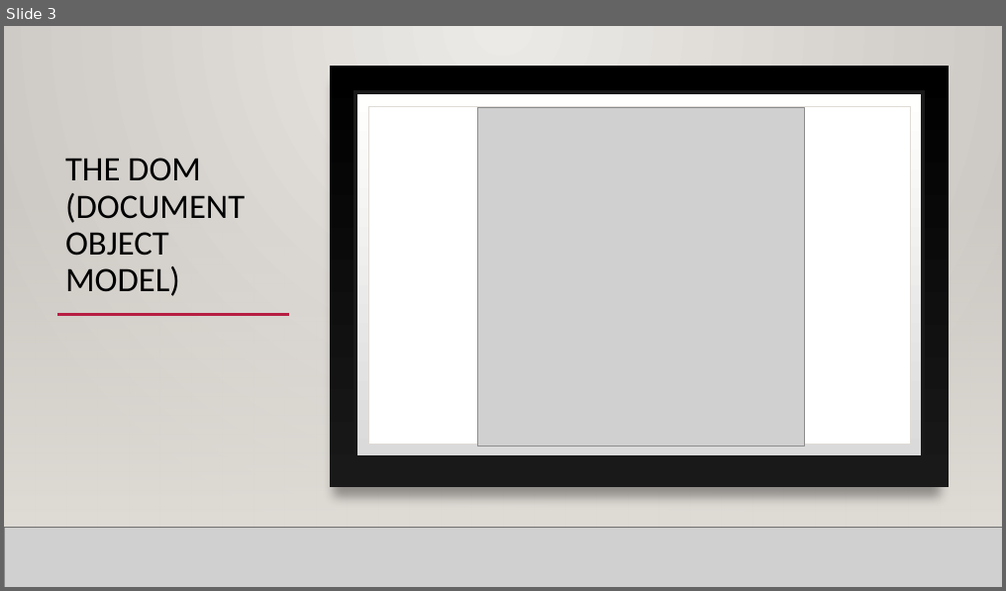
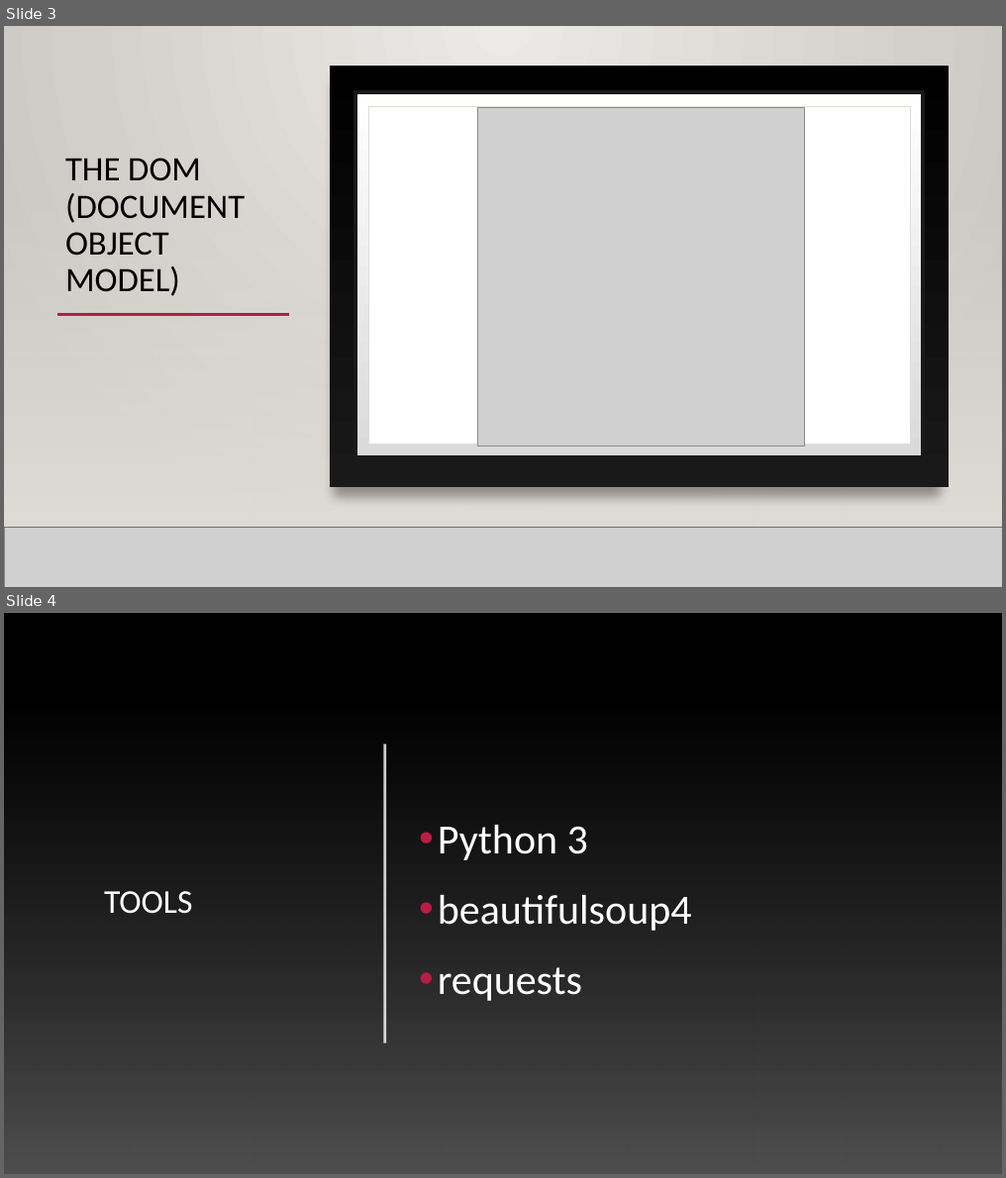
Before and after one commit to nichitatrifan/workshop, a slide deck: example_1/WebCrawling.pptx. Shown one above the other, each under a label of ours: slide 3 before the commit, slides 3 and 4 after it. The pictures are 1006x591 and 1006x1178 pixels, drawn with LibreOffice and Linux fonts; fonts in the diff are those of the drawing; grey boxes stand for pictures; background and template pictures are left out. Boxes give left, top, right and bottom in pixels: in the first picture for what was removed or moved away, otherwise in the second. Text is boxed around its words. In the diff, an @@ line names an element or a change of style, - is before the commit and + after.

```diff
--- a/example_1/WebCrawling.pptx
+++ b/example_1/WebCrawling.pptx
@@ slide 4 added at [4,613,1002,1174], background picture (left out); not listed: 1 template element that a slide beside it also shows @@
@@ rectangle added at [4,613,1002,1174], fill #000000 @@
@@ rectangle added at [4,711,1002,1174], fill gradient #3C3C3C to #4E4E4E @@
@@ line added from (385, 744) to (385, 1044), #FFFFFF 2.5 pt @@
@@ rectangle added at [4,778,1002,1115], fill gradient #454545 @@
@@ text added at [438,825,692,1001], 40 pt, text #FFFFFF @@
+• Python 3
+• beautifulsoup4
+• requests
@@ title added at [104,891,192,914], 32 pt, text #FFFFFF @@
+TOOLS
```
Also in this commit, not shown: 1 slide changed, 1 other slide added, 1 slide removed, 10 other files.
